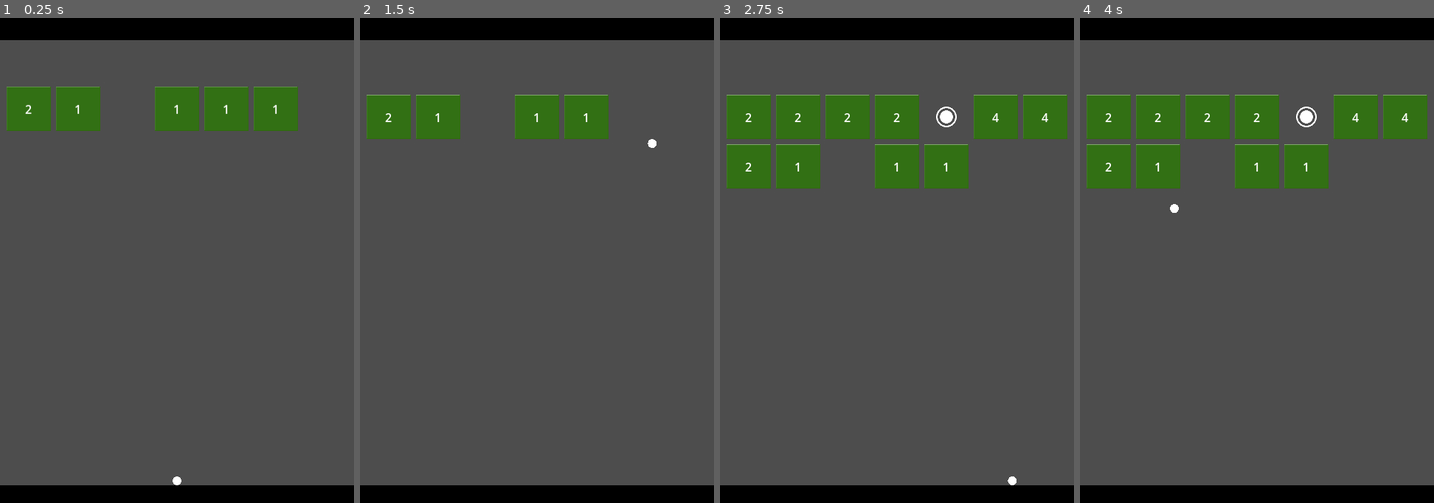
Above: before the commit, frames 1-4 (left to right).
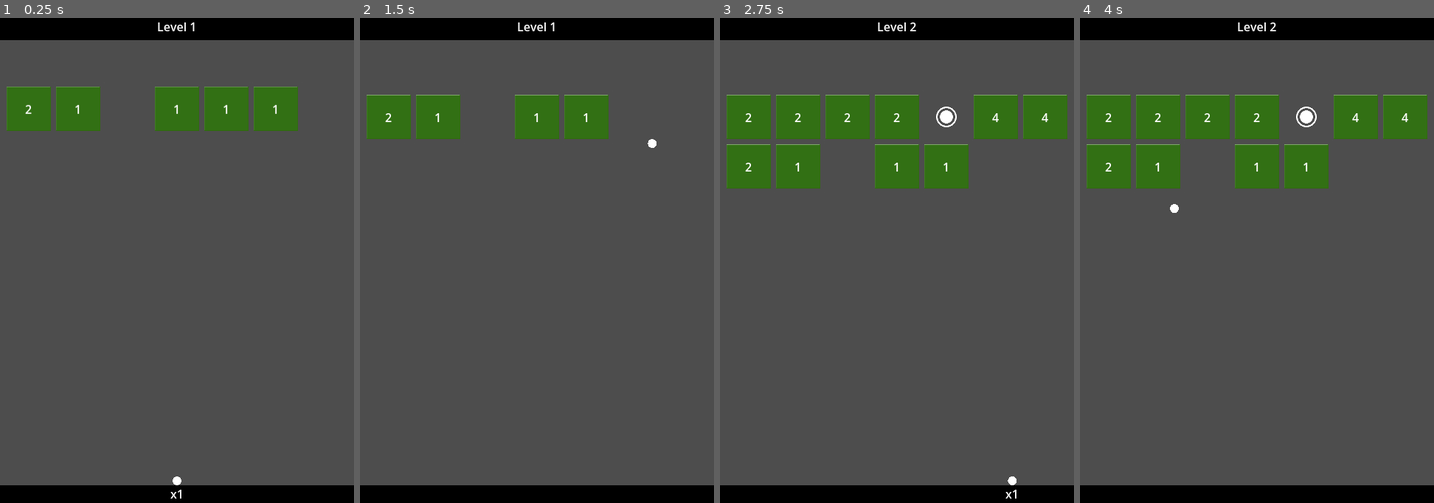
Above: after the commit, the same moments.

Repository: gabekarasik/ballz-with-a-z
Game: Godot game, scene res://scenes/main.tscn
The game is run twice, just before and just after one commit, with the same random seed, the same clock (stepped at 60 frames per second) and the same inputs.
Inputs (mouse positions are in pixels of both pictures, inside the frame that each line leads up to):
- Up to frame 1 (0.25 s): no input
- Up to frame 2 (1.5 s): move the mouse to (614, 250) at 0.52 s; click (614, 250) at 0.6 s; tap Enter at 1.25 s; move the mouse to (466, 304) at 1.27 s; click (466, 304) at 1.35 s
- Up to frame 3 (2.75 s): tap Space at 2 s; move the mouse to (932, 163) at 2.02 s; click (932, 163) at 2.1 s
- Up to frame 4 (4 s): move the mouse to (1239, 386) at 2.77 s; click (1239, 386) at 2.85 s; move the mouse to (1363, 357) at 3.52 s; click (1363, 357) at 3.6 s

The runs differ from the first frame. In frame 1, 0.1% of the frame differs, in the area x 44-55%, y 0-100%; in frame 2, less than 0.1%; in frame 3, 0.1%, in the area x 44-84%, y 0-100%; in frame 4, less than 0.1%.

Commit message:
Added HUD for level indicator and ball count

Diff:
--- a/project.godot
+++ b/project.godot
@@ -28,7 +28,7 @@
 
 [global_group]
 
-bricks=""
+hittables=""
 
 [input]
 
--- a/scenes/brick.tscn
+++ b/scenes/brick.tscn
@@ -6,7 +6,7 @@
 [sub_resource type="RectangleShape2D" id="RectangleShape2D_fdm2o"]
 size = Vector2(60, 60)
 
-[node name="Brick" type="RigidBody2D" unique_id=2137777963 groups=["bricks"]]
+[node name="Brick" type="RigidBody2D" unique_id=2137777963 groups=["hittables"]]
 gravity_scale = 0.0
 script = ExtResource("1_0w5h4")
 metadata/_edit_group_ = true
--- /dev/null
+++ b/scenes/hud.tscn
@@ -0,0 +1,30 @@
+[gd_scene format=3 uid="uid://buodu7xm7yt4e"]
+
+[ext_resource type="Script" uid="uid://dbadsks20tngu" path="res://scripts/hud.gd" id="1_ahhtf"]
+
+[node name="HUD" type="CanvasLayer" unique_id=1099044112]
+script = ExtResource("1_ahhtf")
+
+[node name="LevelIndicator" type="Label" parent="." unique_id=1152632240]
+anchors_preset = 5
+anchor_left = 0.5
+anchor_right = 0.5
+offset_left = -240.0
+offset_right = 240.0
+offset_bottom = 37.0
+grow_horizontal = 2
+text = "1"
+horizontal_alignment = 1
+vertical_alignment = 1
+
+[node name="BallCounter" type="Label" parent="." unique_id=725407955]
+anchors_preset = -1
+anchor_left = 0.48125
+anchor_top = 0.48402777
+anchor_right = 0.51875
+anchor_bottom = 0.5159722
+offset_bottom = 3.0517578e-05
+grow_horizontal = 2
+grow_vertical = 2
+text = "x1"
+metadata/_edit_use_anchors_ = true
--- a/scenes/main.tscn
+++ b/scenes/main.tscn
@@ -5,6 +5,7 @@
 [ext_resource type="PackedScene" uid="uid://b4inldh84dyw3" path="res://scenes/brick.tscn" id="3_sugp2"]
 [ext_resource type="Script" uid="uid://mpgite1nqefr" path="res://scripts/floor.gd" id="4_jyhfs"]
 [ext_resource type="PackedScene" uid="uid://cd0r7rhjp2hly" path="res://scenes/powerup.tscn" id="4_tbgi4"]
+[ext_resource type="PackedScene" uid="uid://buodu7xm7yt4e" path="res://scenes/hud.tscn" id="6_tefeu"]
 
 [sub_resource type="RectangleShape2D" id="RectangleShape2D_fdm2o"]
 size = Vector2(20, 734)
@@ -78,4 +79,6 @@
 [node name="StartPosition" type="Marker2D" parent="." unique_id=975504982]
 position = Vector2(240, 634)
 
+[node name="HUD" parent="." unique_id=1099044112 instance=ExtResource("6_tefeu")]
+
 [connection signal="ball_landed" from="Floor" to="." method="set_in_motion"]
--- a/scenes/powerup.tscn
+++ b/scenes/powerup.tscn
@@ -6,7 +6,7 @@
 [sub_resource type="CircleShape2D" id="CircleShape2D_fdm2o"]
 radius = 20.0
 
-[node name="Powerup" type="Area2D" unique_id=1364514717 groups=["bricks"]]
+[node name="Powerup" type="Area2D" unique_id=1364514717 groups=["hittables"]]
 scale = Vector2(0.7, 0.7)
 collision_mask = 2
 script = ExtResource("1_ih772")
--- /dev/null
+++ b/scripts/hud.gd
@@ -0,0 +1,14 @@
+extends CanvasLayer
+
+
+func update_level(level):
+	$LevelIndicator.text = "Level " + str(level)
+
+func place_ball_count(pos):
+	$BallCounter.position = pos + Vector2(-9, 6)
+	$BallCounter.show()
+
+func update_ball_count(num):
+	if num == 0:
+		$BallCounter.hide()
+	$BallCounter.text = "x"+str(num)
--- a/scripts/main.gd
+++ b/scripts/main.gd
@@ -6,6 +6,7 @@
 
 var positions = Array()
 var balls = Array()
+var num_balls = 0
 var in_motion = 0
 var ball_speed = 600.0
 var ball_position = Vector2()
@@ -15,23 +16,25 @@
 
 # Called when the node enters the scene tree for the first time.
 func _ready() -> void:
+	$HUD.update_level(level)
 	ball_position = $StartPosition.position
 	var ball = ball_scene.instantiate()
 	ball.position = ball_position
 	balls.append(ball)
+	num_balls += 1
 	add_child(ball)
+	$HUD.place_ball_count(ball_position)
+	$HUD.update_ball_count(num_balls)
 	create_pos_array()
 	place_bricks()
 	move_bricks()
 
-
-# Called every frame. 'delta' is the elapsed time since the previous frame.
-func _physics_process(delta: float) -> void:
-	if not in_motion:
-		if Input.is_action_just_released("shoot"):
-			var cursor_position = get_global_mouse_position()
-			var direction = (cursor_position - ball_position).normalized()
-			set_ball(direction)
+func _input(event):
+	if event.is_action_released("shoot"):
+		var cursor_position = get_global_mouse_position()
+		var direction = (cursor_position - ball_position).normalized()
+		set_ball(direction)
+		set_process_input(false)
 
 func create_pos_array():
 	var pos = Vector2(39, 74.0)
@@ -63,13 +66,15 @@
 
 func move_bricks():
 	var tween = create_tween().set_parallel()
-	for node in get_tree().get_nodes_in_group("bricks"):
+	for node in get_tree().get_nodes_in_group("hittables"):
 		tween.tween_property(node, "position", node.position + Vector2(0, 67), 0.3)
 
 func set_ball(direction):
 	for ball in balls:
 		ball.velocity = ball_speed * direction
 		in_motion += 1
+		num_balls -= 1
+		$HUD.update_ball_count(num_balls)
 		await get_tree().create_timer(0.1).timeout
 
 
@@ -85,9 +90,12 @@
 func load_next_level():
 	$Floor.first_hit = false
 	level += 1
+	$HUD.update_level(level)
 	place_bricks()
 	move_bricks()
 	add_balls()
+	$HUD.place_ball_count(ball_position)
+	set_process_input(true)
 
 func new_ball():
 	new_balls += 1
@@ -98,5 +106,6 @@
 		balls.append(ball)
 		ball.position = ball_position
 		add_child(ball)
-
+	num_balls = balls.size()
+	$HUD.update_ball_count(num_balls)
 	new_balls = 0
Not shown, added: scripts/hud.gd.uid
